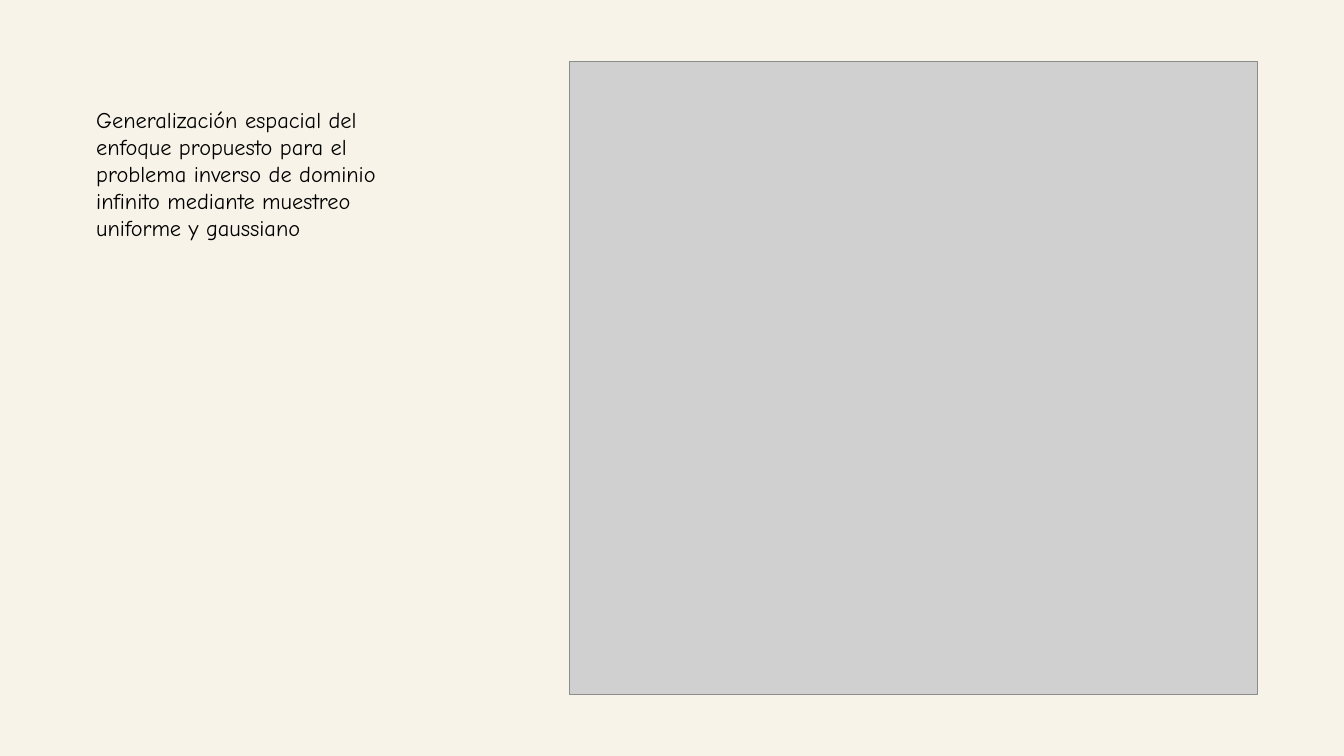
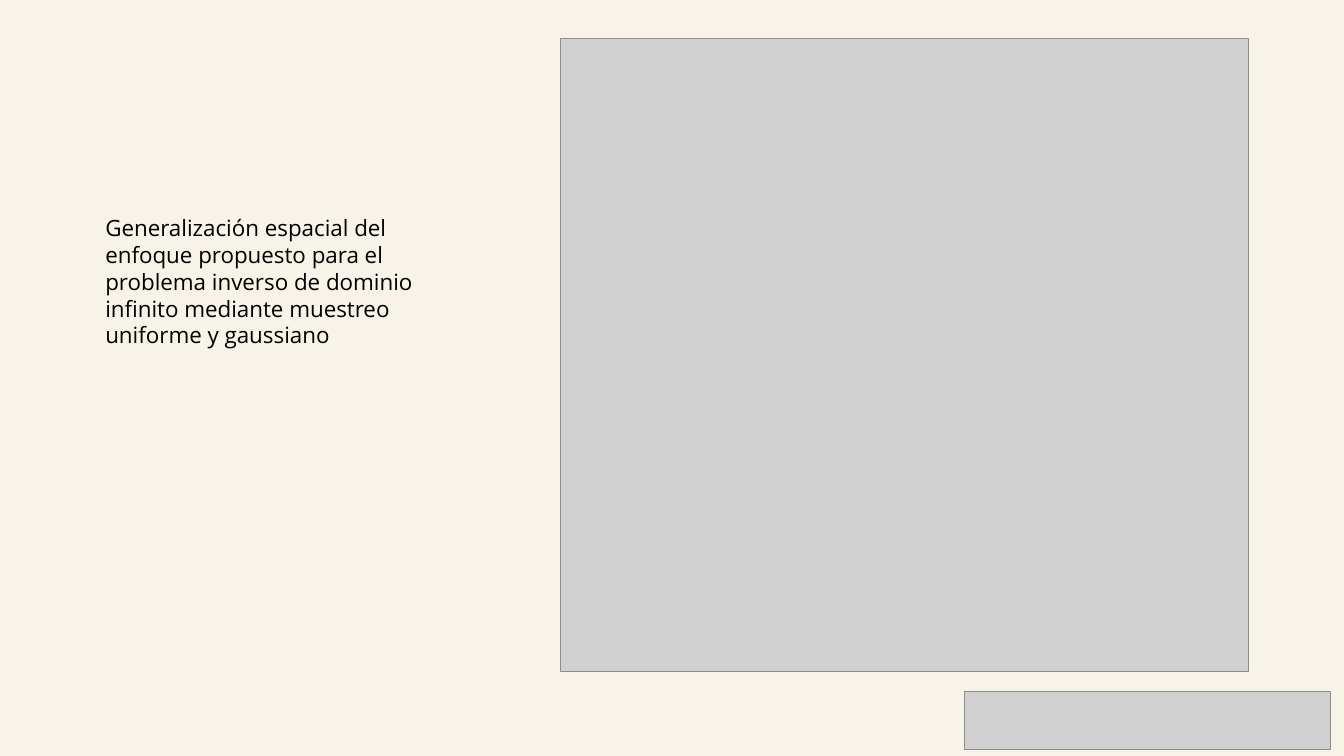
Before and after one commit to oscar-rincon/unbounded-domains, a slide deck: slide 5 of main/slides_es/resumen-trabajo-amci-4-09-2026.pptx. Drawn at 1344x756 pixels with LibreOffice and Linux fonts; fonts in the diff are those of the drawing; grey boxes stand for pictures. Boxes give left, top, right and bottom in pixels: in the first picture for what was removed or moved away, otherwise in the second. Text is boxed around its words. In the diff, an @@ line names an element or a change of style, - is before the commit and + after.

```diff
--- a/main/slides_es/resumen-trabajo-amci-4-09-2026.pptx
+++ b/main/slides_es/resumen-trabajo-amci-4-09-2026.pptx
@@ picture: place and size @@
-picture at [570, 62, 1258, 694]
+picture at [561, 39, 1249, 671]
@@ text "Generalización espacial del enfoque propuesto ...": place and size @@
-text "Generalización espacial del enfoque propuesto ..." at [96, 111, 375, 241]
+text "Generalización espacial del enfoque propuesto ..." at [105, 219, 412, 349]
@@ text "Generalización espacial del enfoque propuesto ..." at [105, 219, 412, 349]: font Comic Neue to Open Sans @@
@@ picture added at [965, 692, 1330, 749] @@
```
Also in this commit, not shown: 4 other slides changed, 2 other files.
